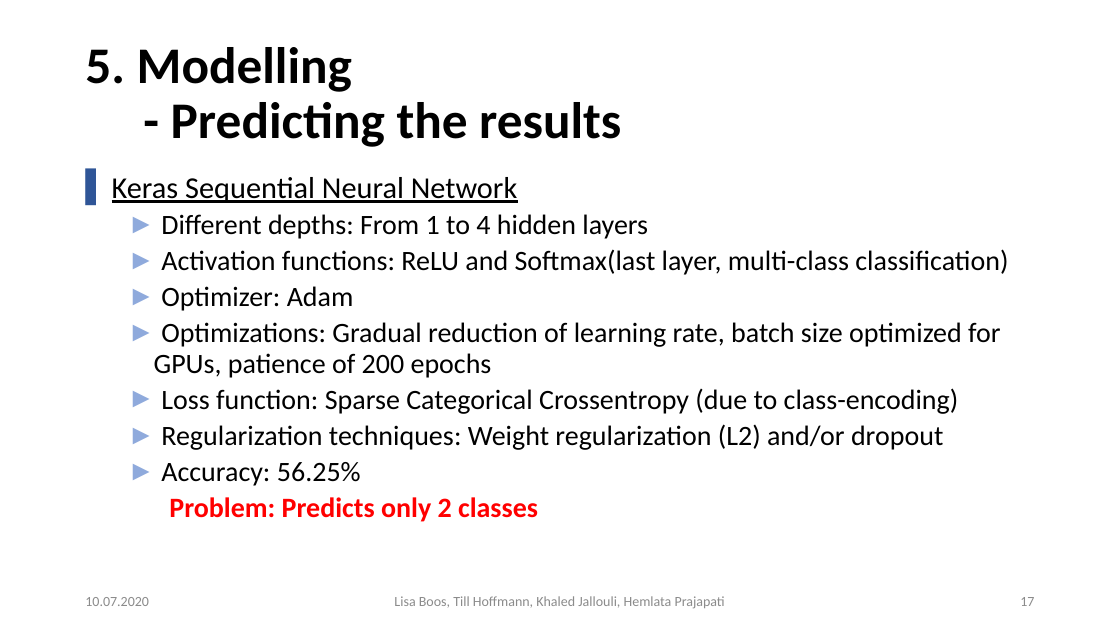
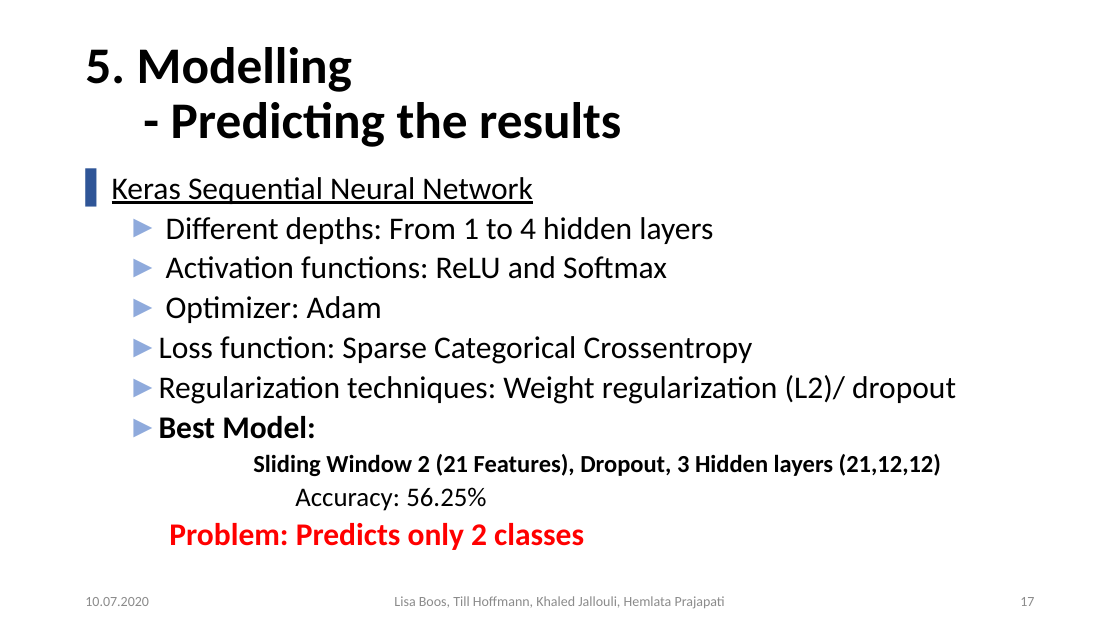
Before and after one commit to Khaledjallouli/project, a slide deck: slide 17 of Daily/sprint9/Final_Presentation_Phase_I.pptx. Drawn at 1120x630 pixels with LibreOffice and Linux fonts; fonts in the diff are those of the drawing; background and template pictures are left out. Boxes give left, top, right and bottom in pixels: in the first picture for what was removed or moved away, otherwise in the second. Text is boxed around its words. In the diff, an @@ line names an element or a change of style, - is before the commit and + after.

Commit message:
changes presentation

```diff
--- a/Daily/sprint9/Final_Presentation_Phase_I.pptx
+++ b/Daily/sprint9/Final_Presentation_Phase_I.pptx
@@ text at [112, 177, 713, 550]: size 26 to 27 pt in "Keras Sequential Neural Network"; size 24 to 27 pt in "Different depths: From 1 to 4 hidden ...", "Optimizer: Adam", "Problem: Predicts only 2 classes"; size 24 to 23 pt in "Accuracy: 56.25%"; bullet ► to none @@
@@ text at [166, 256, 667, 279]: text changed; size 24 to 27 pt @@
-  ► Activation functions: ReLU and Softmax(last layer, multi-class classification)
+  ► Activation functions: ReLU and Softmax
@@ text at [159, 336, 956, 476]: text changed; size 24 to 27 pt @@
-  ► Optimizations: Gradual reduction of learning rate, batch size optimized for GPUs, patience of 200 epochs
-  ► Loss function: Sparse Categorical Crossentropy (due to class-encoding)
-  ► Regularization techniques: Weight regularization (L2) and/or dropout
+  ► Loss function: Sparse Categorical Crossentropy
+  ► Regularization techniques: Weight regularization (L2)/ dropout
+  ► Best Model:
+        Sliding Window 2 (21 Features), Dropout, 3 Hidden layers (21,12,12)
```
Also in this commit, not shown: 7 other slides changed.
